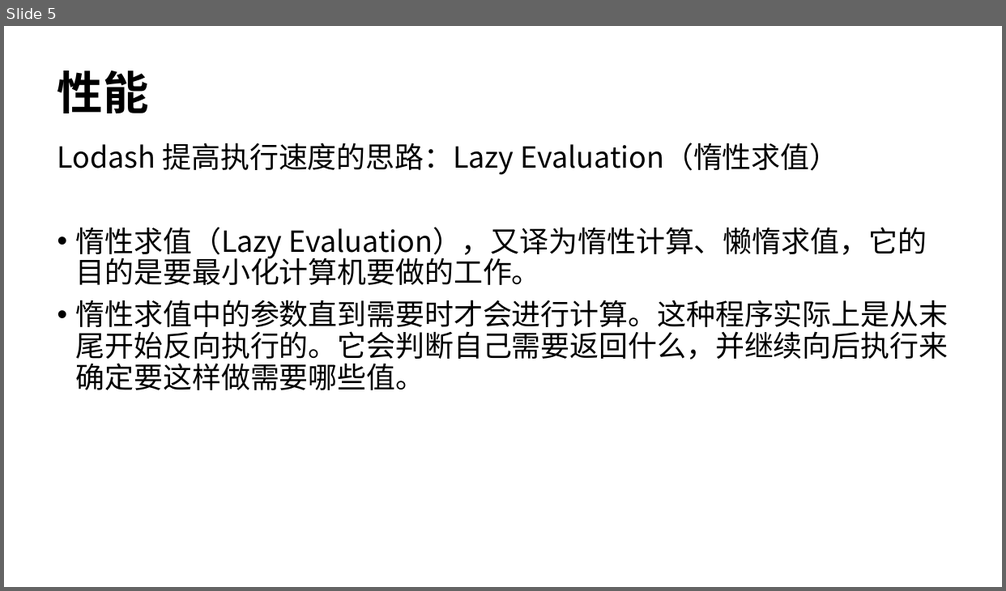
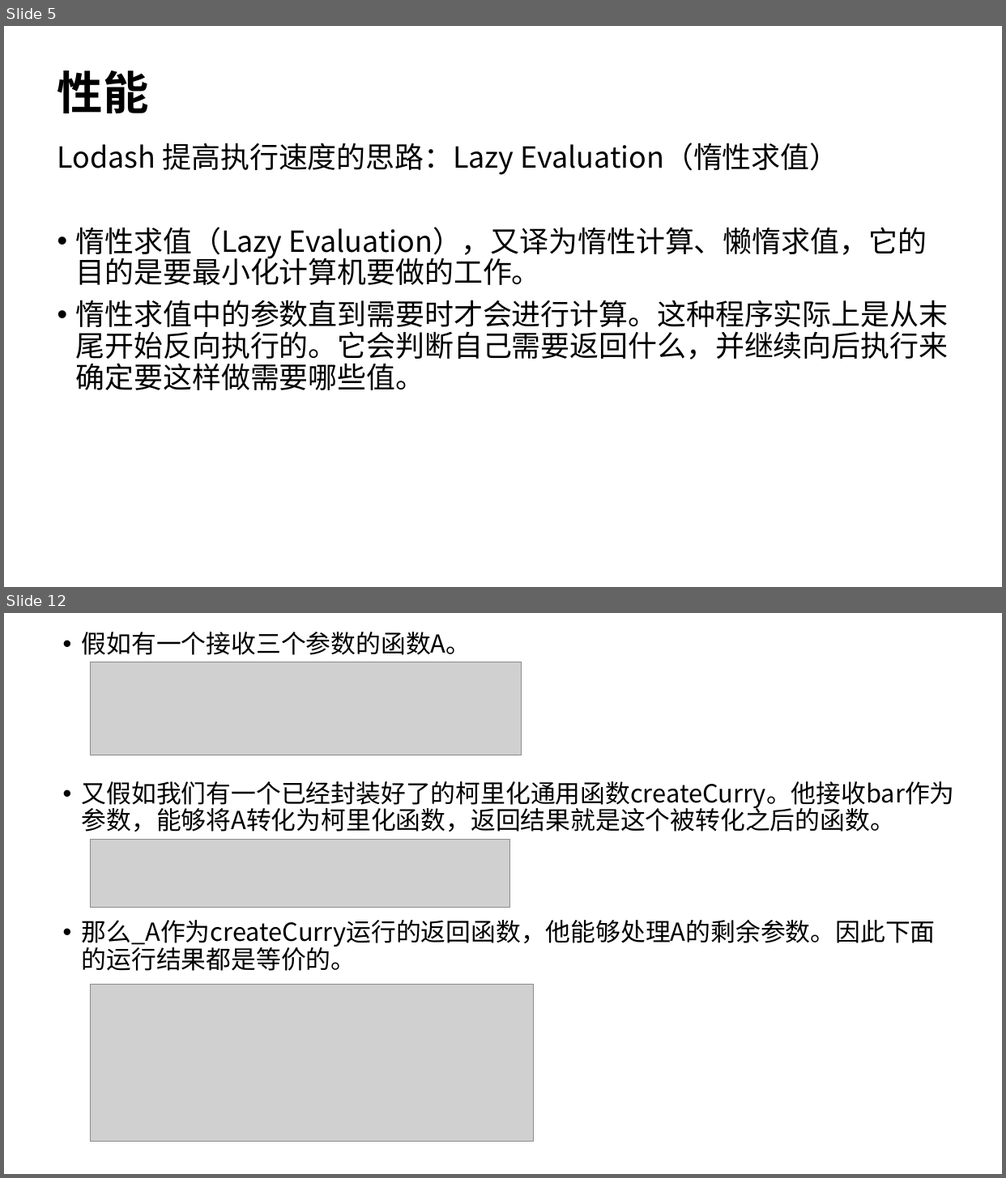
Before and after one commit to heqianyaoyiyao/ag-echarts, a slide deck: my-app/Lodash.pptx. Shown one above the other, each under a label of ours: slide 5 before the commit, slides 5 and 12 after it; the slides between them are not shown. The pictures are 1006x591 and 1006x1178 pixels, drawn with LibreOffice and Linux fonts; fonts in the diff are those of the drawing; grey boxes stand for pictures. Boxes give left, top, right and bottom in pixels: in the first picture for what was removed or moved away, otherwise in the second. Text is boxed around its words. In the diff, an @@ line names an element or a change of style, - is before the commit and + after.

Commit message:
curry

```diff
--- a/my-app/Lodash.pptx
+++ b/my-app/Lodash.pptx
@@ slide 12 added at <box>4,613,1002,1174</box>, background #FFFFFF @@
@@ text added at <box>82,632,955,971</box>, 24 pt, text #000000 @@
+• 假如有一个接收三个参数的函数A。
+• 又假如我们有一个已经封装好了的柯里化通用函数createCurry。他接收bar作为参数，能够将A转化为柯里化函数，返回结果就是这个被转化之后的函数。
+• 那么_A作为createCurry运行的返回函数，他能够处理A的剩余参数。因此下面的运行结果都是等价的。
@@ picture added at <box>90,662,522,756</box> @@
@@ picture added at <box>90,840,510,908</box> @@
@@ picture added at <box>90,984,533,1142</box> @@
```
Also in this commit, not shown: 2 slides changed, 4 other slides added, 5 other files.
